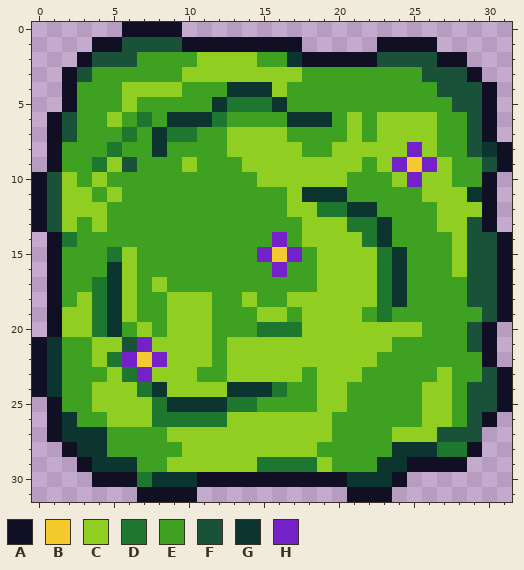
Pixel-art sprite -- Emma Assets/bush-of-dice-3.png. That is the earlier state.
The file is 32x32 pixels.
Palette (. is transparent): A #100f24  B #f4ca2f  C #91ce22  D #1d772f  E #3ea121  F #195238  G #0d352f  H #7521ca
Pixels before, first column x 0:
 0 ......AAAA......................
 1 ....AAFFFFAAAAAAAA.....AAAA.....
 2 ...AFFFEEEECCCCEEGAAAAAFFFFAA...
 3 ..AFEEEEEECCCCCCCCEEEEEEEEFFFA..
 4 ..AEEECCCCEEEGGGCEEEEEEEEEEFFFA.
 5 ..AEEECEEEEEGDDDGEEEEEEEEEEEFFA.
 6 .AFEECEDEGGGDEEEEGGGECECCCCEEFA.
 7 .AFEEEDEGDDEECCCCEEEECECCCCEEFA.
 8 .AEEEDEEGEEEECCCCCEECCCCCHCEEFGA
 9 .AEEDCFEEECEEECCCCCCCCECHBHCEEFA
10 AFCECEEEEEEEEEECCCCCCEEECHCCEEA.
11 AFCCECEEEEEEEEEEECGGGEEEEECCCGA.
12 AFCCCEEEEEEEEEEEECCDDGGEEEECCCA.
13 AFCECEEEEEEEEEEEEECCCDDGEEECCFA.
14 .ADEEEEEEEEEEEEEHECCCCDGEEEECFFA
15 .AEEEDCEEEEEEEEHBHECCCCDGEEECFFA
16 .AEEEGCEEEEEEEEEHEECCCCDGEEECFFA
17 .AEEDGCECEEEEEEEEEECCCCDGEEEEFFA
18 .AECDGCEECCCEECEECCCCCCDGEEEEFFA
19 .ACCDGCEECCCEEECCECCCCEDEEEEEEFA
20 .ACCDGECECCCEEEDDDCCCCCCCCEEEFA.
21 AGEECCFHCCCCECCCCCCCCCCCEEEEEFA.
22 AGEECDHBHCCCECCCCCCCCCCEEEEEEEA.
23 AGEEECDHCCCEECCCCCECCCEEEEECEEFA
24 AGEECCCDGCCCCGGGDEECCEEEEECCEFFA
25 .AEECCCCDGGGGDDEEEECCEEEEECCEFFA
26 .AGEECCCDDDDDCCCCCCCEEEEEECCEFA.
27 .AGGGEEEECCCCCCCCCCCEEEECCCFFF..
28 ..AGGEEEEECCCCCCCCCEEEEEGGGDDA..
29 ...AGGGEECCCCCCDDDDCEEEGGAAAA...
30 ....AAADGGGAAAAAAAAAAGGGA.......
31 .......AAAA..........AAA........
Now the later version:
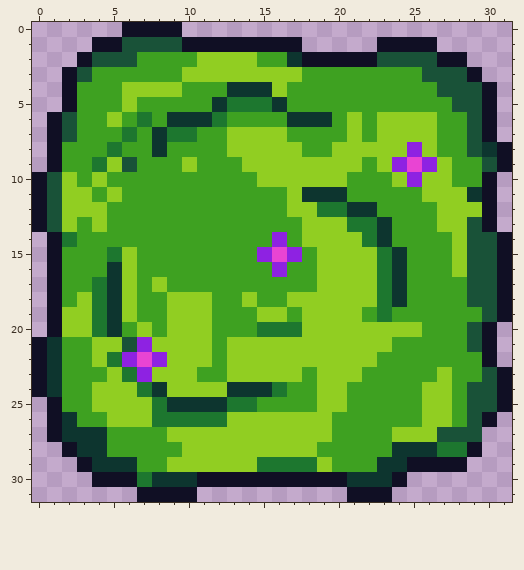
The exact change:
Colour B changes from #f4ca2f to #e944d3.
Colour H changes from #7521ca to #8e22e2.
Pixel boxes of the changes (left, top, right, bottom) in both pictures:
changed: (392, 142, 437, 187)
changed: (257, 232, 302, 277)
changed: (122, 337, 167, 382)
